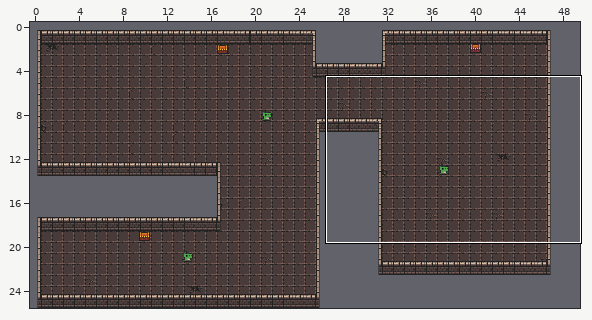
Tiled map: public/tiles/dungeon-01.tmx. The first picture is a wide view before the edit; the outline marks the close-up.
Close-up. Before the edit:
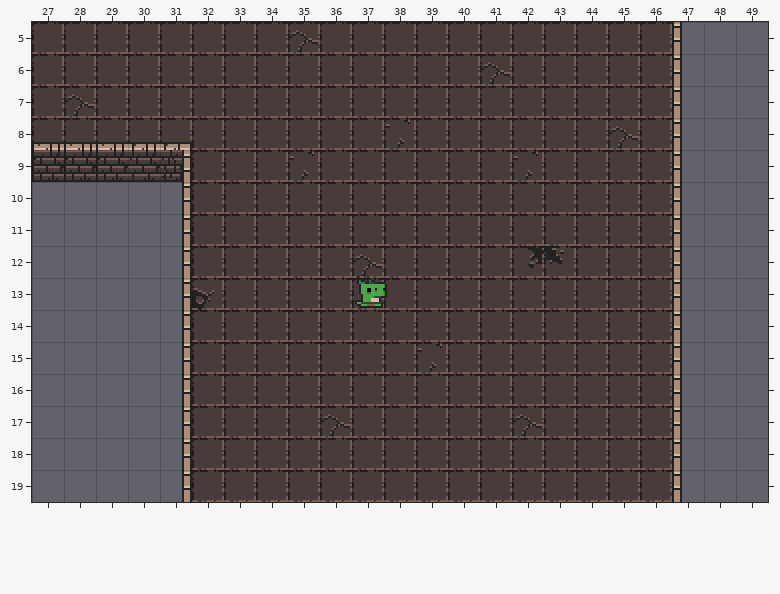
Cells are 16x16 px. Shown: x 27..49, y 5..19. The commit also changed other parts of the map, which this record leaves out.
And afterwards:
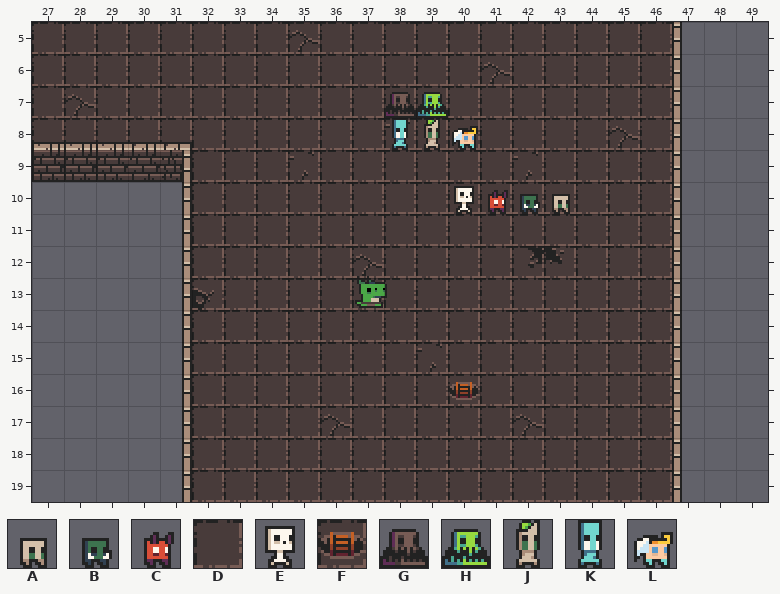
Key: from "DungeonTiles": A 55, B 87, C 119, D 129, E 183, F 195, G 247, H 251, J 311, K 315, L 759.
_ is an empty cell.
Edits made:
Layer "Grounds":
Tile D becomes tile F in row 16 at x 40.
Layer "Walls":
The author put tile A in row 10 at x 43.
The author put tile B in row 10 at x 42.
The author put tile C in row 10 at x 41.
The author put tile E in row 10 at x 40.
The author put tile G in row 7 at x 38.
The author put tile H in row 7 at x 39.
The author put tile J in row 8 at x 39.
The author put tile K in row 8 at x 38.
The author put tile L in row 8 at x 40.
Boxes around the changes in both close-ups, in picture pixels (x1, y1, x2, y2):
added: (384, 92, 478, 150)
added: (454, 186, 570, 214)
changed: (450, 382, 480, 400)
